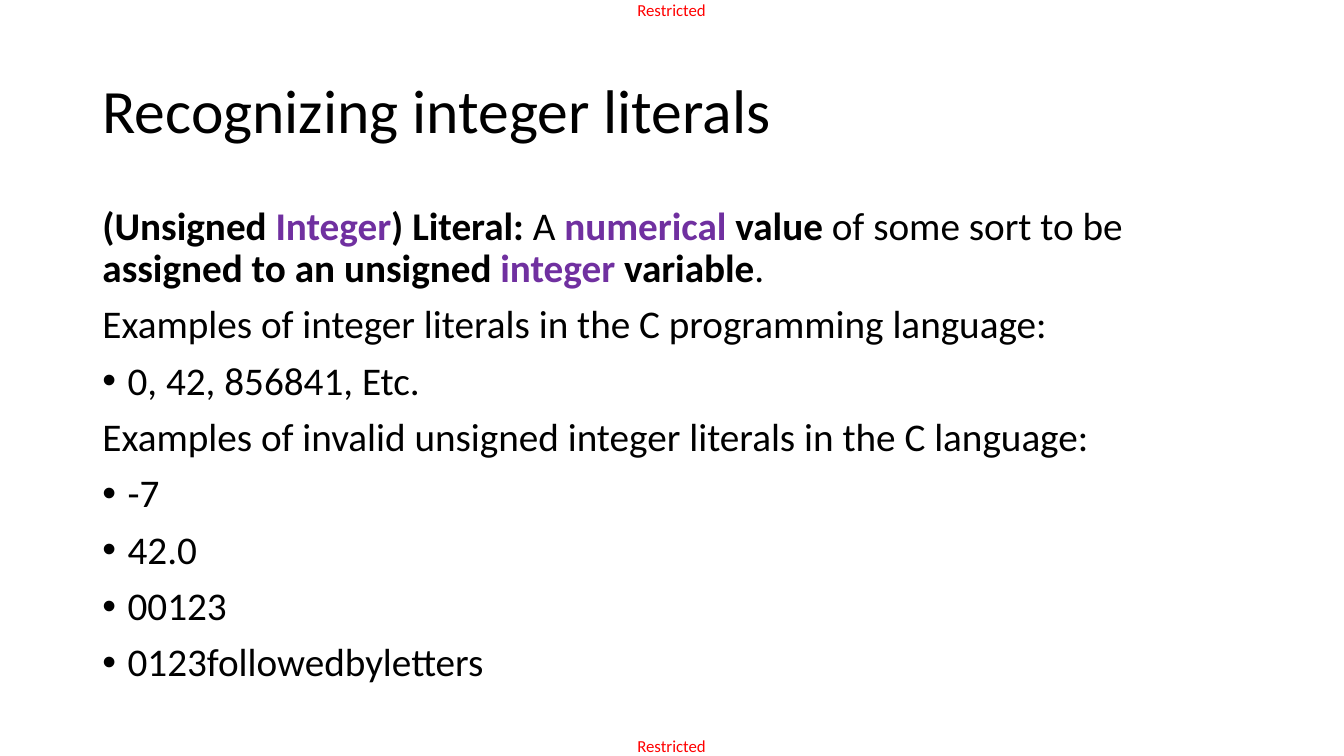
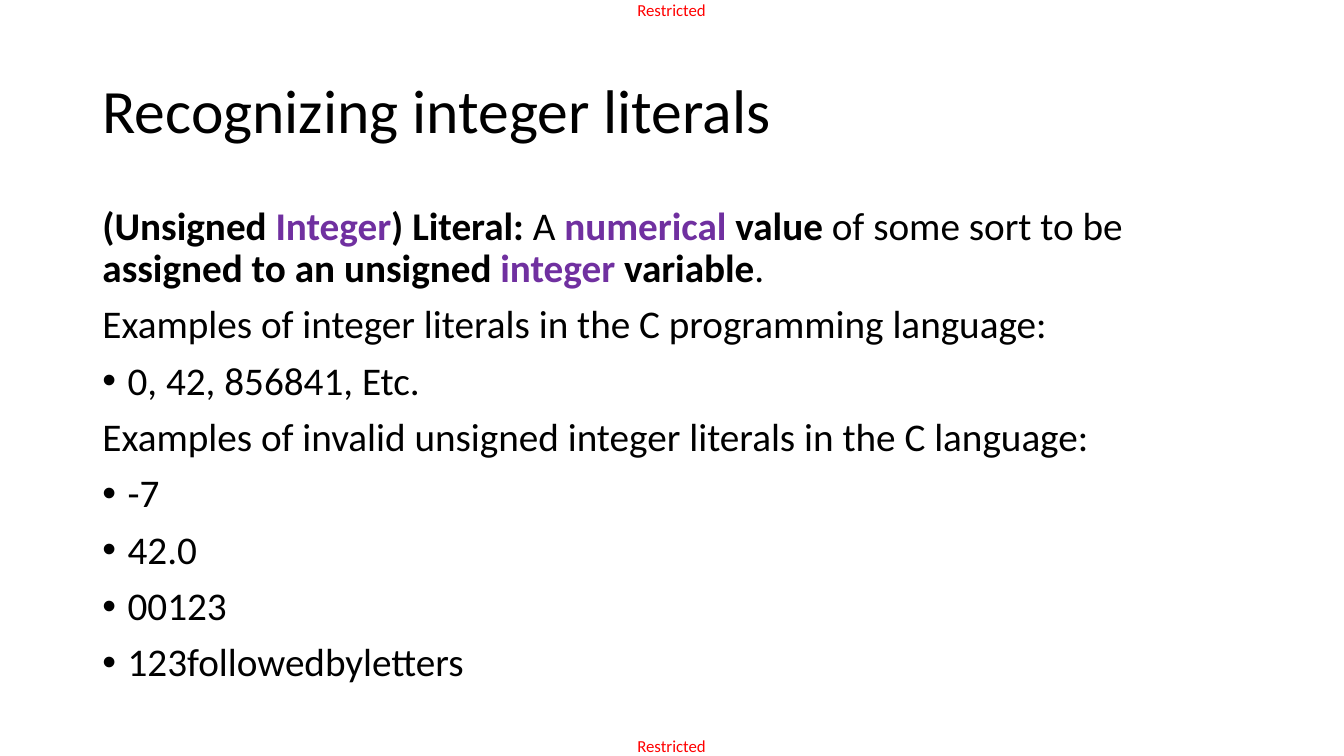
Before and after one commit to matthieudemari/SUTD_PLC_50_051, a slide deck: slide 52 of W6/W6S3 - Token1/W6S3.pptx. Drawn at 1344x756 pixels with LibreOffice and Linux fonts; fonts in the diff are those of the drawing. Boxes give left, top, right and bottom in pixels: in the first picture for what was removed or moved away, otherwise in the second. Text is boxed around its words. In the diff, an @@ line names an element or a change of style, - is before the commit and + after.

```diff
--- a/W6/W6S3 - Token1/W6S3.pptx
+++ b/W6/W6S3 - Token1/W6S3.pptx
@@ text at <box>128,648,464,683</box>: text changed @@
-• 0123followedbyletters
+• 123followedbyletters
```
Also in this commit, not shown: 3 other slides changed.
